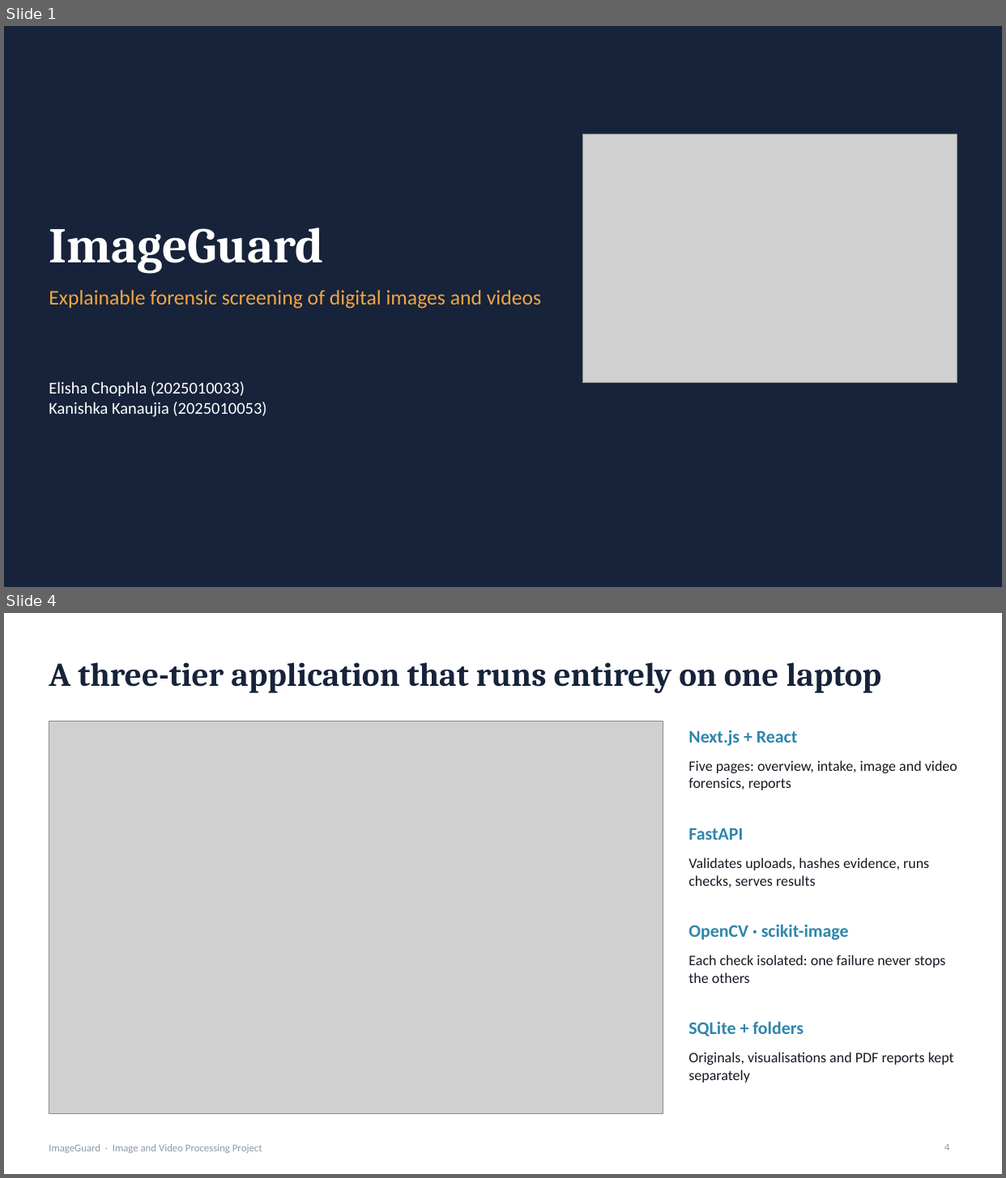
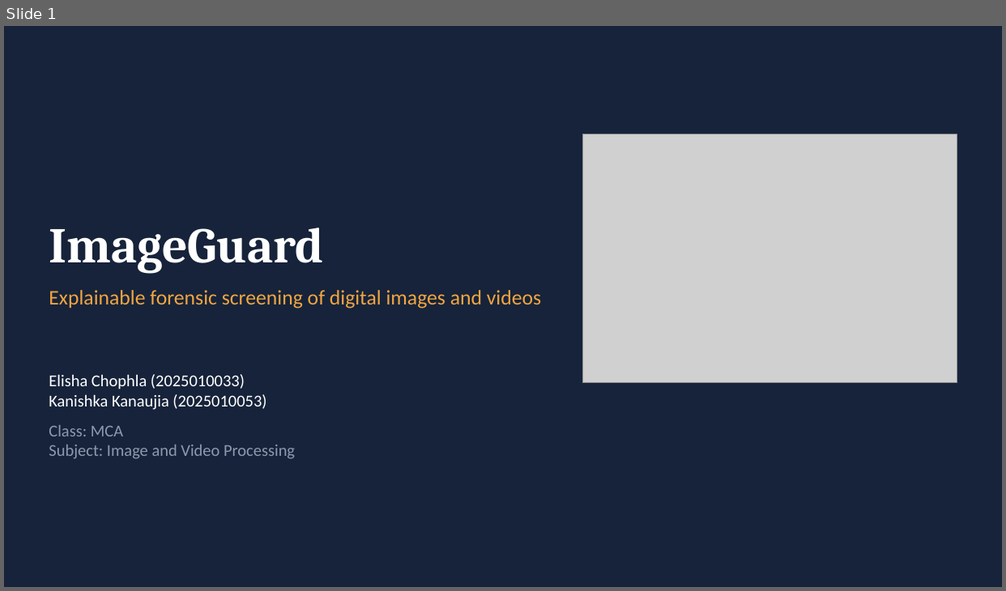
Before and after one commit to kankanaujia/ImageGuard-IVP-Project, a slide deck: documentation/ImageGuard_Presentation.pptx. Shown one above the other, each under a label of ours: slides 1 and 4 before the commit, slide 1 after it; the slides between them are not shown. The pictures are 1006x1178 and 1006x591 pixels, drawn with LibreOffice and Linux fonts; fonts in the diff are those of the drawing; grey boxes stand for pictures. Boxes give left, top, right and bottom in pixels: in the first picture for what was removed or moved away, otherwise in the second. Text is boxed around its words. In the diff, an @@ line names an element or a change of style, - is before the commit and + after.

```diff
--- a/documentation/ImageGuard_Presentation.pptx
+++ b/documentation/ImageGuard_Presentation.pptx
@@ slide 4 removed at <box>4,613,1002,1174</box>, background #FFFFFF @@
@@ title removed at <box>49,662,882,693</box> @@
-A three-tier application that runs entirely on one laptop
@@ picture removed at <box>49,722,663,1114</box> @@
@@ text removed at <box>688,730,797,746</box> @@
-Next.js + React
@@ text removed at <box>688,760,957,790</box> @@
-Five pages: overview, intake, image and video forensics, reports
@@ text removed at <box>688,828,743,840</box> @@
-FastAPI
@@ text removed at <box>688,858,929,888</box> @@
-Validates uploads, hashes evidence, runs checks, serves results
@@ text removed at <box>688,924,849,940</box> @@
-OpenCV · scikit-image
@@ text removed at <box>688,955,946,983</box> @@
-Each check isolated: one failure never stops the others
@@ text removed at <box>688,1021,803,1037</box> @@
-SQLite + folders
@@ text removed at <box>688,1052,954,1083</box> @@
-Originals, visualisations and PDF reports kept separately
@@ text removed at <box>49,1144,262,1153</box> @@
-ImageGuard · Image and Video Processing Project
@@ page number removed at <box>944,1144,949,1151</box> @@
-4
@@ slide 1 changed as well @@
@@ text "Elisha Chophla (2025010033)": place and size @@
-text "Elisha Chophla (2025010033)" at <box>49,382,266,417</box>
+text "Elisha Chophla (2025010033)" at <box>49,374,295,459</box>
@@ text at <box>49,425,295,459</box>: paragraphs added @@
+Class: MCA
+Subject: Image and Video Processing
```
Also in this commit, not shown: 11 other slides changed, 6 slides added, 2 other slides removed, 30 other files.
